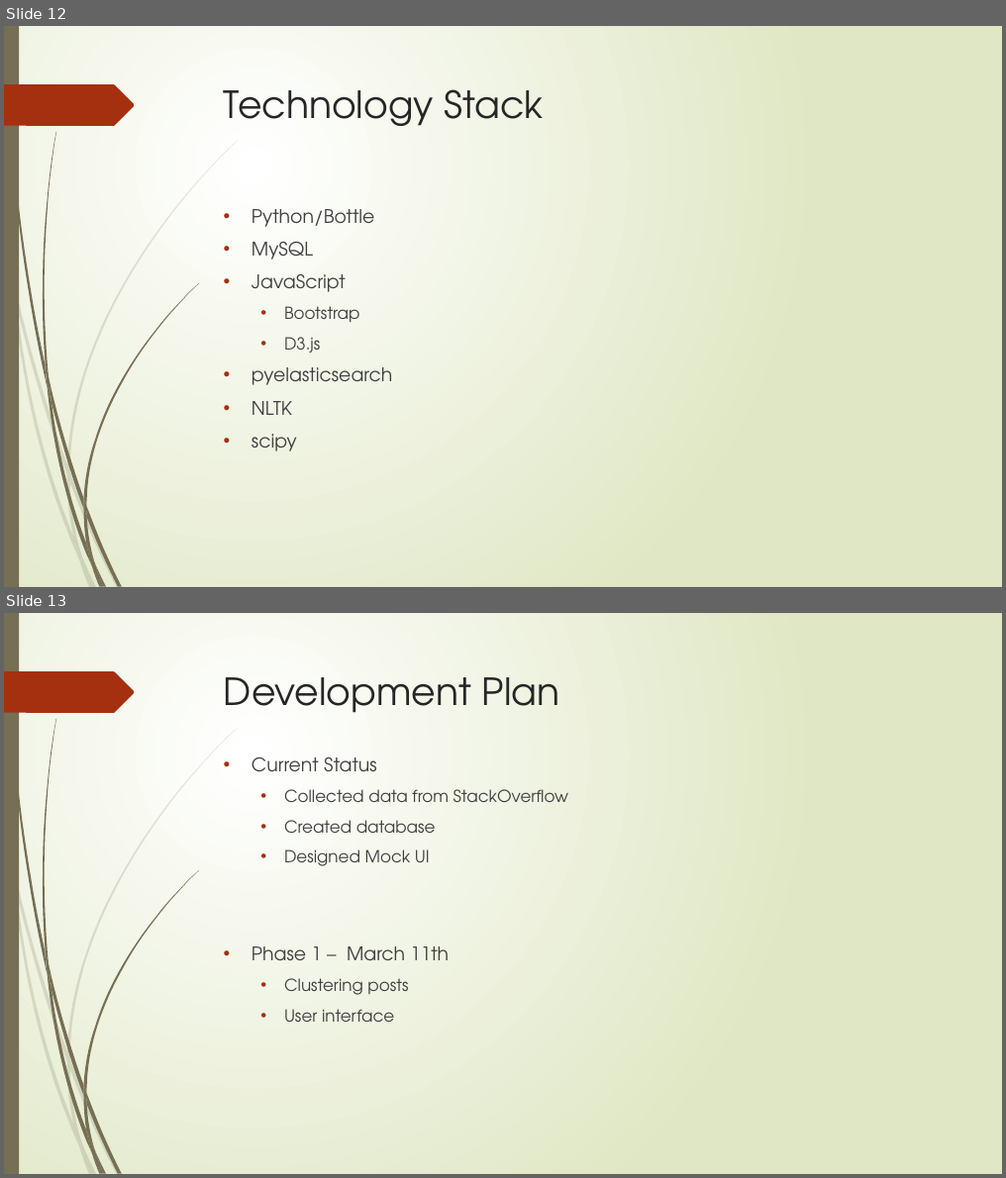
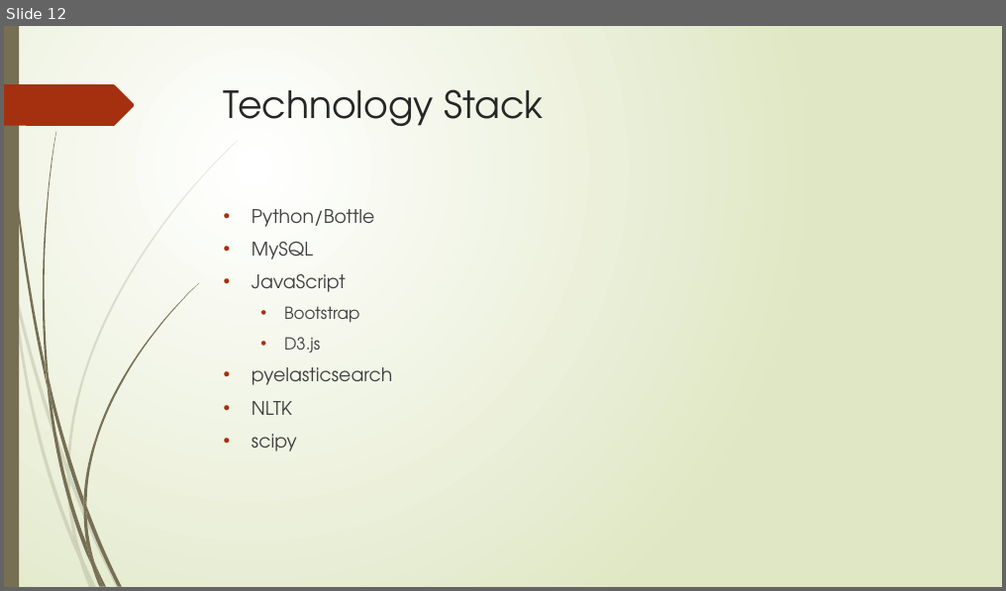
Before and after one commit to aartirao/JavaWithTheFlow, a slide deck: index/ppt/JavaWithTheFlow.pptx. Shown one above the other, each under a label of ours: slides 12 and 13 before the commit, slide 12 after it. The pictures are 1006x1178 and 1006x591 pixels, drawn with LibreOffice and Linux fonts; fonts in the diff are those of the drawing. Boxes give left, top, right and bottom in pixels: in the first picture for what was removed or moved away, otherwise in the second. Text is boxed around its words. In the diff, an @@ line names an element or a change of style, - is before the commit and + after.

```diff
--- a/index/ppt/JavaWithTheFlow.pptx
+++ b/index/ppt/JavaWithTheFlow.pptx
@@ slide 13 removed at (x1=4, y1=613, x2=1002, y2=1174), background gradient #FFFFFF to #DFE8C4; not listed: 24 template elements that a slide beside it also shows @@
@@ title removed at (x1=224, y1=677, x2=560, y2=713) @@
-Development Plan
@@ text removed at (x1=252, y1=758, x2=569, y2=1022) @@
-• Current Status
-  • Collected data from StackOverflow
-  • Created database
-  • Designed Mock UI
-• Phase 1 – March 11th
-  • Clustering posts
-  • User interface
```
Also in this commit, not shown: 2 slides changed, 1 slide added, 2 other slides removed, 1 other file.
